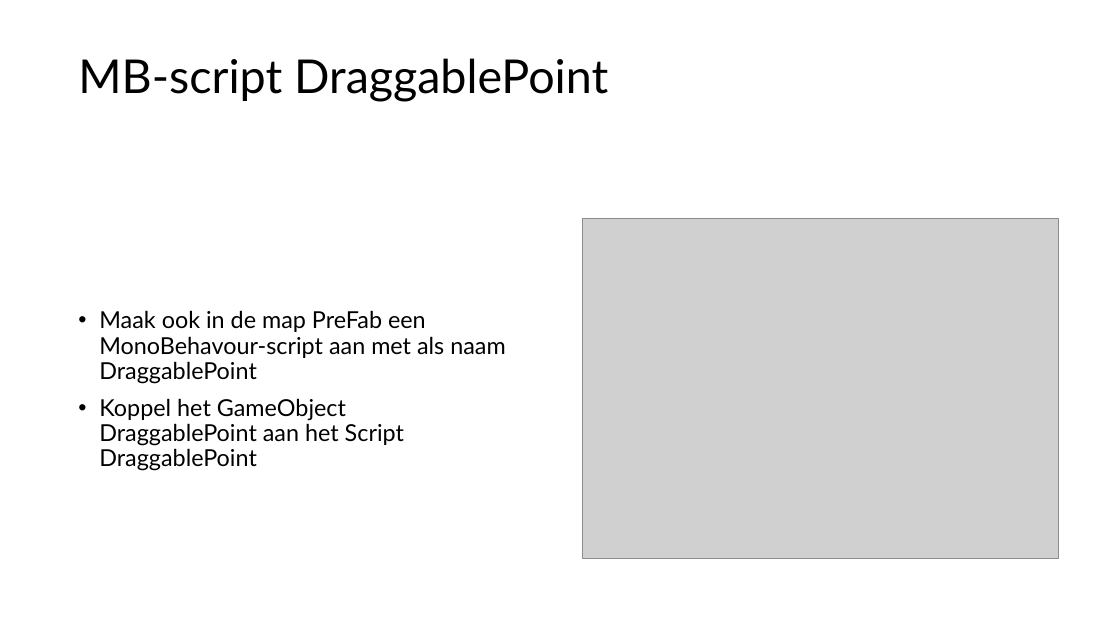
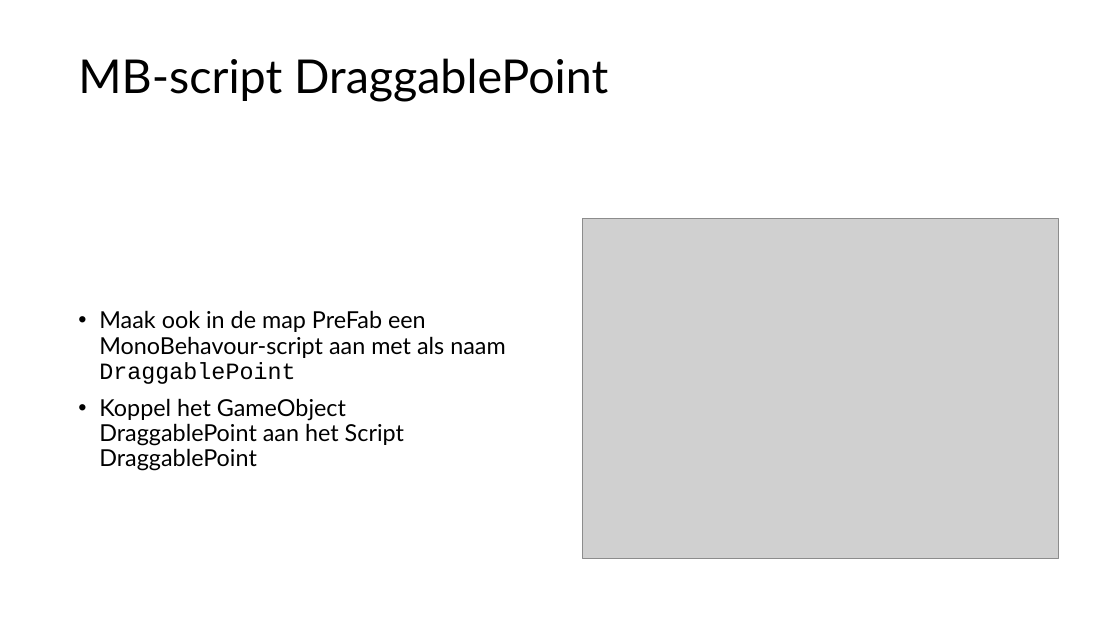
Before and after one commit to Ma-software-development/lesmateriaal, a slide deck: slide 10 of M5/Skill-wis/m5-les1/gd-m5-wis-les1.pptx. Drawn at 1120x630 pixels with LibreOffice and Linux fonts; fonts in the diff are those of the drawing; grey boxes stand for pictures. Boxes give left, top, right and bottom in pixels: in the first picture for what was removed or moved away, otherwise in the second. Text is boxed around its words. In the diff, an @@ line names an element or a change of style, - is before the commit and + after.

```diff
--- a/M5/Skill-wis/m5-les1/gd-m5-wis-les1.pptx
+++ b/M5/Skill-wis/m5-les1/gd-m5-wis-les1.pptx
@@ text at (99,310,505,384): font Lato to Courier New in "DraggablePoint" @@
```
Also in this commit, not shown: 3 other slides changed, 1 slide added.
